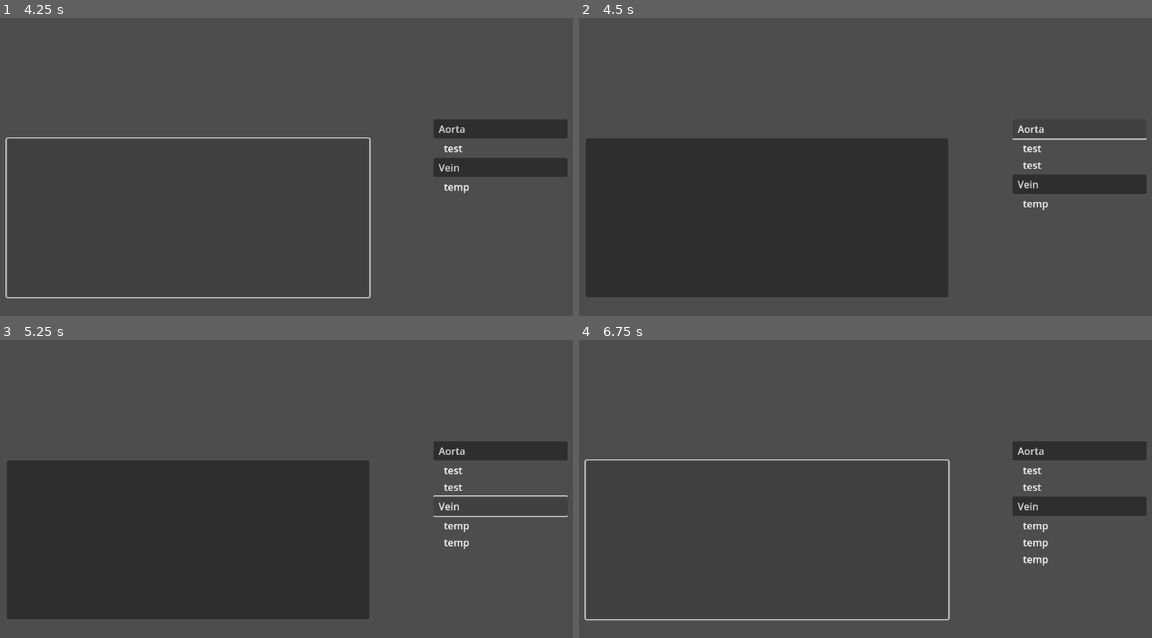
Above: before the commit, frames 1-4 (two rows, left to right).
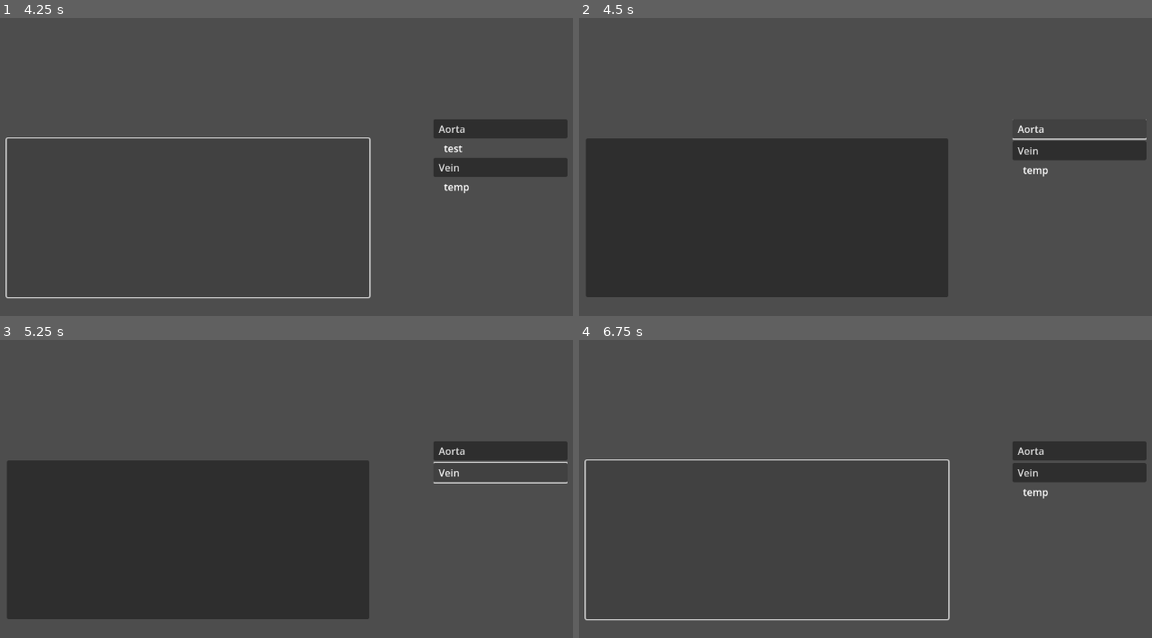
Above: after the commit, the same moments.

Repository: taxiLotus/Bio-Project-Godot
Game: Godot game, scene res://Game/Scenes/main.tscn
Two runs of this game, one before a commit and one after it. Both use one fixed random seed, a clock stepped at 60 frames per second and the inputs below.
Inputs (mouse positions are in pixels of both pictures, inside the frame that each line leads up to):
- Up to frame 1 (4.25 s): click "START" at 0.5 s; click "Aorta" at 1.25 s; click "Vein" at 2 s; click (189, 217) at 2.75 s; click (189, 217) at 3.5 s
- Up to frame 2 (4.5 s): click "Aorta" at 4.25 s
- Up to frame 3 (5.25 s): click "Vein" at 5 s
- Up to frame 4 (6.75 s): click "Vein" at 5.75 s; click (768, 539) at 6.5 s

Frame 1 is identical in both runs. In frame 2, 3.1% of the frame differs, in the area x 75-100%, y 41-65%; in frame 3, 0.9%; in frame 4, 3.2%, in the area x 75-100%, y 41-76%.

Commit message:
downstairs

Diff:
--- a/bio-teaching-project/Game/Types/vocab_word.gd
+++ b/bio-teaching-project/Game/Types/vocab_word.gd
@@ -1,16 +1,25 @@
 extends Button
 
 var vocab_word: String
+var defOpen := false
+
+
 
 func set_word(word: String):
 	vocab_word = word
 	text = " " + vocab_word
 
+var description = Label.new()
 
 
 func _on_pressed() -> void:
-	var description = Label.new()
-	var node_index = get_index()
-	get_parent().add_child(description)
-	description.text = "    " + VocabList.vocab[vocab_word]
-	get_parent().move_child(description, node_index+1)
+	if defOpen == false:
+		description = Label.new()
+		var node_index = get_index()
+		get_parent().add_child(description)
+		description.text = "    " + VocabList.vocab[vocab_word]
+		get_parent().move_child(description, node_index+1)
+		defOpen = true
+	else:
+		description.queue_free()
+		defOpen = false
